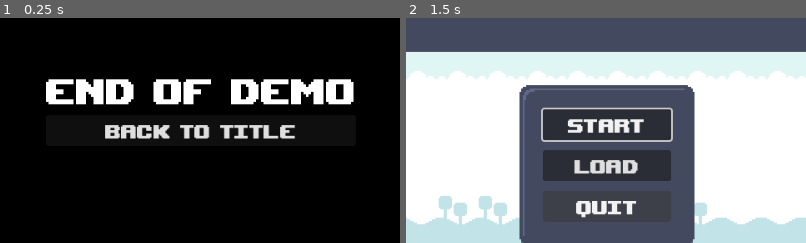
Above: before the commit, frames 1-2 (left to right).
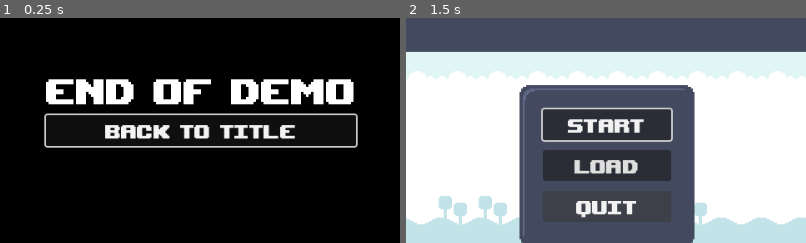
Above: after the commit, the same moments.

Repository: Aero48/N232-Project-2
Game: Godot game, scene res://levels/temp.tscn
The game is run twice, just before and just after one commit, with the same random seed, the same clock (stepped at 60 frames per second) and the same inputs. This scene is started directly instead of the project's main scene.
Inputs:
- Up to frame 1 (0.25 s): no input
- Up to frame 2 (1.5 s): hold Right (right) 0.53-1.25 s; hold E (interact) 0.53-1.25 s; tap Up (up) at 0.77 s; click "Back to Title" at 1.25 s
The pictures show only the part of the screen within x 25-75%, y 30-80%; the shares and areas given below are measured in that part.

The runs differ from the first frame. In frame 1, 1.5% of the frame differs, in the area x 11-90%, y 42-58%; in frame 2, nothing differs.

Commit message:
small bug fix in final screen

Diff:
--- a/levels/end_of_demo.gd
+++ b/levels/end_of_demo.gd
@@ -1,7 +1,10 @@
 extends Node2D
+
+@export var backBtn: Button
 
 func _ready():
 	Input.set_mouse_mode(Input.MOUSE_MODE_VISIBLE)
+	backBtn.grab_focus()
 
 func _on_quit_btn_pressed():
 	get_tree().change_scene_to_file("res://levels/title.tscn")
--- a/levels/temp.tscn
+++ b/levels/temp.tscn
@@ -3,8 +3,9 @@
 [ext_resource type="Script" path="res://levels/end_of_demo.gd" id="1_5xyk8"]
 [ext_resource type="FontFile" uid="uid://qgkww8kl1ptx" path="res://assets/fonts/upheavtt.ttf" id="1_v3sa8"]
 
-[node name="Temp" type="Node2D"]
+[node name="Temp" type="Node2D" node_paths=PackedStringArray("backBtn")]
 script = ExtResource("1_5xyk8")
+backBtn = NodePath("ColorRect/VBoxContainer/QuitBtn")
 
 [node name="ColorRect" type="ColorRect" parent="."]
 offset_right = 960.0
